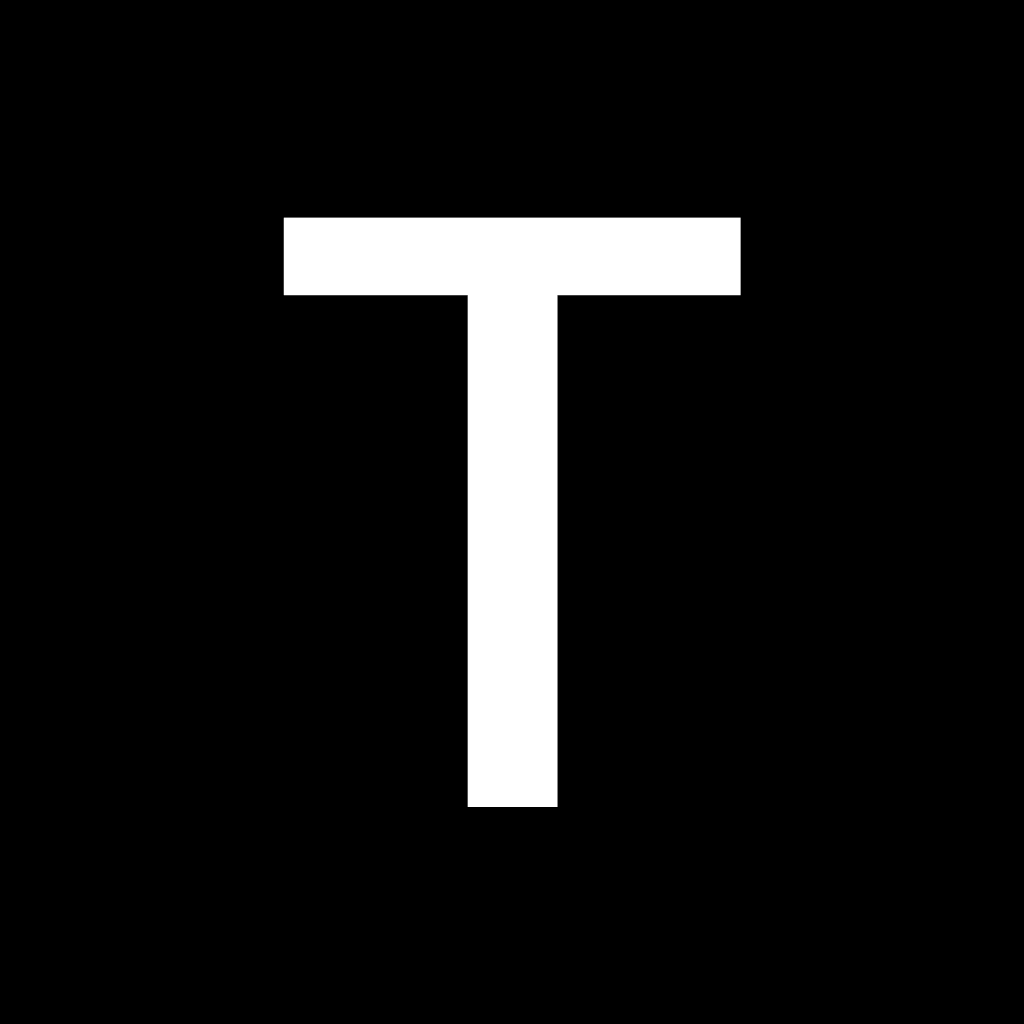
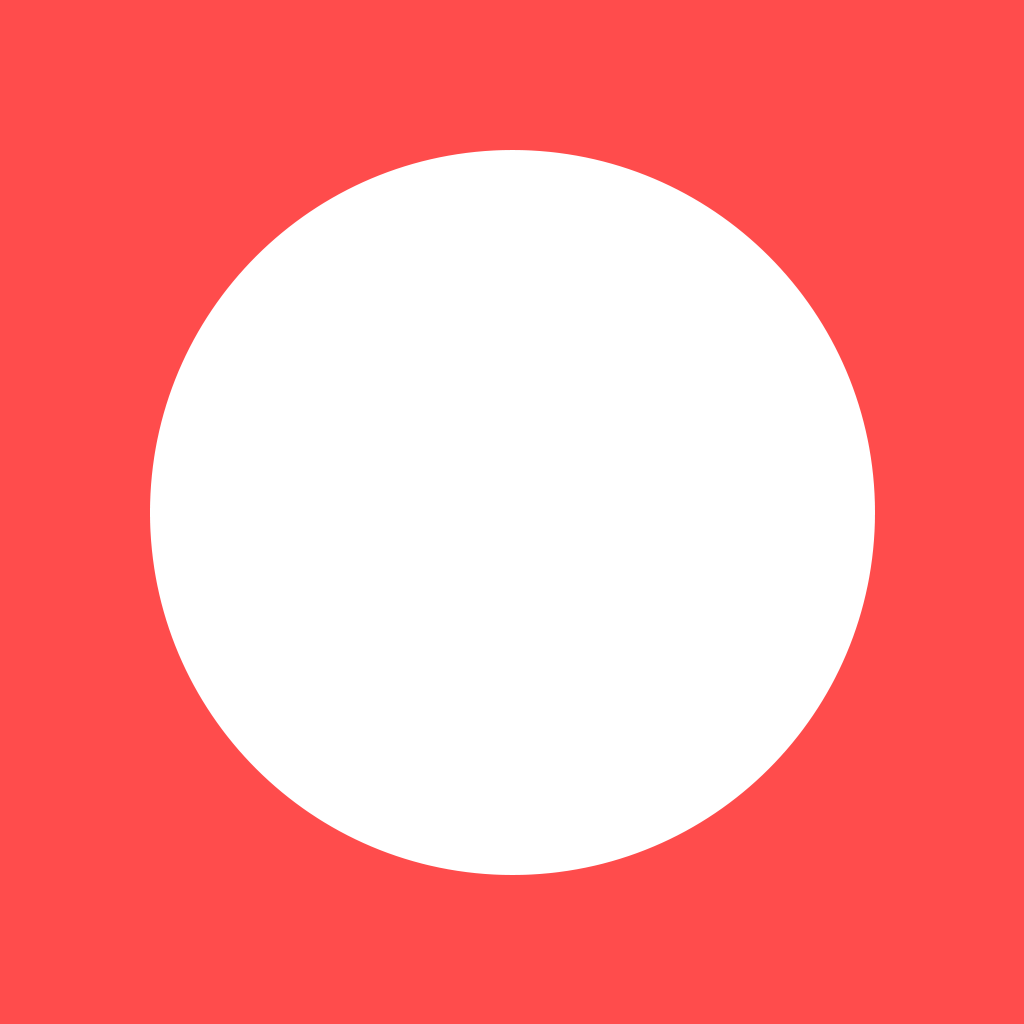
Layer changes from the first 1024 × 1024 image to the second:
removed layer "T" over (283, 217, 741, 807)
added layer "타원 1" above "사각형 1" over (150, 150, 875, 875)
painted on "사각형 1" over (0, 0, 1024, 1024)
